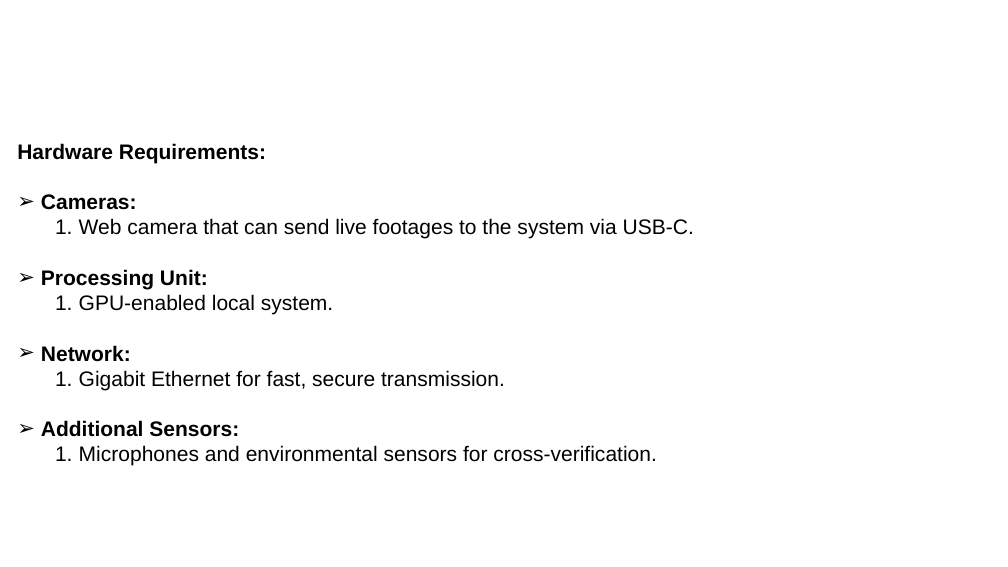
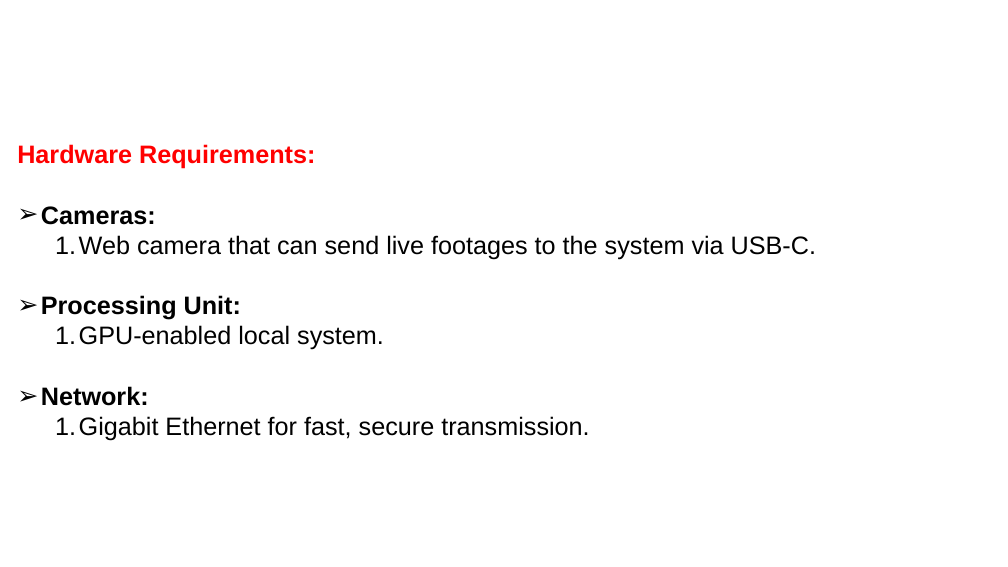
Before and after one commit to SoumyaMishra03/Capstone_Project_team_49, a slide deck: slide 9 of Capstone Project Phase – 2,review 1.pptx. Drawn at 1008x567 pixels with LibreOffice and Linux fonts; fonts in the diff are those of the drawing; background and template pictures are left out. Boxes give left, top, right and bottom in pixels: in the first picture for what was removed or moved away, otherwise in the second. Text is boxed around its words. In the diff, an @@ line names an element or a change of style, - is before the commit and + after.

```diff
--- a/Capstone Project Phase – 2,review 1.pptx
+++ b/Capstone Project Phase – 2,review 1.pptx
@@ text "Hardware Requirements:" at (17,144,816,441): size 20 to 24 pt; text colour #000000 to #FF0000 in "Hardware Requirements:" @@
@@ text at (41,420,656,466): paragraphs removed @@
-➢ Additional Sensors:
-  1. Microphones and environmental sensors for cross-verification.
```
Also in this commit, not shown: 27 other slides changed, 11 slides added, 1 slide removed.
